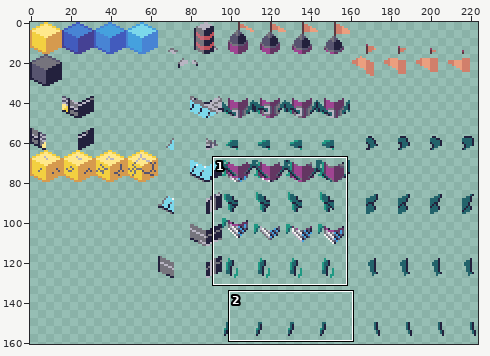
Sprite sheet, stored at resources/Tileset.png. Above, an overview of the earlier version with the close-up marked.
Close-up. Old version:
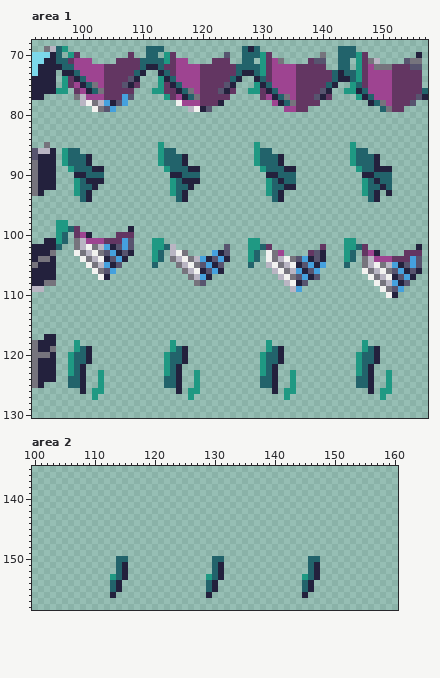
The file is 224x192 pixels. Shown: area 1: x 92..157, y 68..130; area 2: x 100..160, y 135..158. The wide view leaves out empty margins.
After the commit:
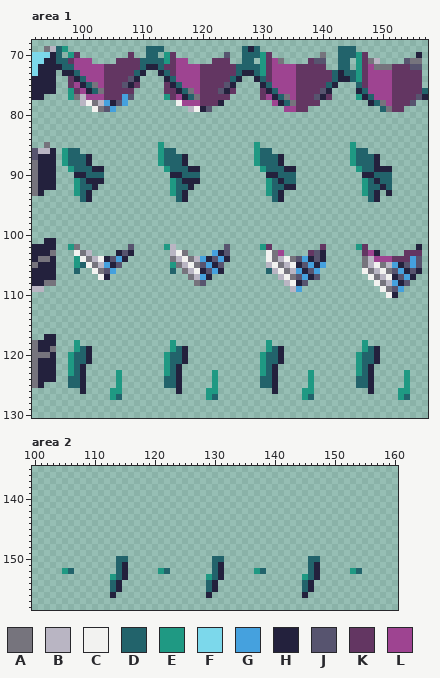
Palette (. is transparent): A #76747d  B #b9b5c3  C #f2f2f0  D #22636b  E #1f9983  F #7cd8eb  G #45a1de  H #23213d  J #57546f  K #633662  L #9e4491
The edit:
--- area 1
@@ x 92..157 @@
  73 FHHH.HHDLLLLKKKKKDH..HDKLLLLKKKKKKDHHDEKLLLLKKKKKKDHDDEKLLLLKKKKK.
- 74 HHHH.EKHDLLLKKKKJH...EHDLLLLKKKKKDH..HDKLLLLKKKKKKDHHDEKLLLLKKKKK.
- 75 HHHH.EKLHDALKKKJHK...EKHDLLLKKKKJH...EHDLLLLKKKKKDH..EDKLLLLKKKKK.
- 76 HHHHEE.KLHDAKKKKK...EEKKHDALKKKJHK..EEKHDLLLKKKKJH..EEHDLLLLKKKKKD
- 77 HH.....ABLLLKKKGJ.....EKLHDAKKKKK.....KLHDALKKKJHK....EHDLLLKKKKJH
+ 74 HHHH..KHDLLLKKKKJH....HDLLLLKKKKKDH..HDKLLLLKKKKKKDHHDEKLLLLKKKKK.
+ 75 HHHH..KLHDALKKKJHK....KHDLLLKKKKJH....HDLLLLKKKKKDH...DKLLLLKKKKK.
+ 76 HHHH..EKLHDAKKKKK.....KKHDALKKKJHK....KHDLLLKKKKJH....HDLLLLKKKKKD
+ 77 HH....EABLLLKKKGJ.....EKLHDAKKKKK.....KLHDALKKKJHK....EHDLLLKKKKJH
  78 ........BCABGHJG........CLLLKKKH........LHDAKKKK........HDALKKKJ..
@@ x 92..157 @@
  97 ..................................................................
- 98 ....EE............................................................
- 99 ....EEDK........H.................................................
-100 ....ED.KLH....KKK.................................................
-101 ..HHED.ABLLLKKKGJ...EE..............EE..............EE............
-102 HHHHD..ABCABGHJGJ...EEDB........J...EEDK........K...EEDK........H.
-103 HHHA...CABCAJGHJH...ED.BCA....GHJ...ED.CAL....KJH...ED.KLH....KKK.
-104 HAAH....CABCHJGH....ED.ABCABGHJGH...ED.CABCAJGHJH...ED.ABLLLKKKGJ.
-105 AHHH.....CABGHJ.....D...ABCAJGHJ....D..BCABCHJGHG...D..ABCABGHJGJ.
-106 HHHH......CAJG...........ABCHJGH........BCABGHJG.......CABCAJGHJH.
+ 98 ..................................................................
+ 99 ..................................................................
+100 ..................................................................
+101 ..HH..............................................................
+102 HHHH..EA........J.....EB........J.....EK........K.....EK........H.
+103 HHHA...CAB....HJH......BCA....GHJ......CAL....KJH......KLH....KKK.
+104 HAAH...ECABCHJGH.......ABCABGHJGH......CABCAJGHJH......ABLLLKKKGJ.
+105 AHHH...EDCABGHJ........EABCAJGHJ.......BCABCHJGHG......ABCABGHJGJ.
+106 HHHH...D..CAJG.........D.ABCHJGH.......DBCABGHJG.......CABCAJGHJH.
 107 HHHH.......CH.............ABGH...........BCAJGHJ........CABCHJGH..
@@ x 92..157 @@
 122 AHHH..EDH.............EDH.............EDH.............EDH.........
-123 AHHH..EDH..E..........EDH..E..........EDH..E..........EDH..E......
-124 AHHH..DDH..E..........DDH..E..........DDH..E..........DDH..E......
-125 AH....DDH..E..........DDH..E..........DDH..E..........DDH..E......
-126 ........H.EE............H.EE............H.EE............H.EE......
-127 ..........E...............E...............E...............E.......
+123 AHHH..EDH.....E.......EDH.....E.......EDH.....E.......EDH.....E...
+124 AHHH..DDH.....E.......DDH.....E.......DDH.....E.......DDH.....E...
+125 AH....DDH.....E.......DDH.....E.......DDH.....E.......DDH.....E...
+126 ........H....EE.........H....EE.........H....EE.........H....EE...
+127 .............ED..............ED..............ED..............ED...
 128 ..................................................................
--- area 2
@@ x 100..160 @@
 151 ..............DH..............DH..............DH.............
-152 ..............DH..............DH..............DH.............
+152 .....ED.......DH.....ED.......DH.....ED.......DH.....ED......
 153 .............EDH.............EDH.............EDH.............
